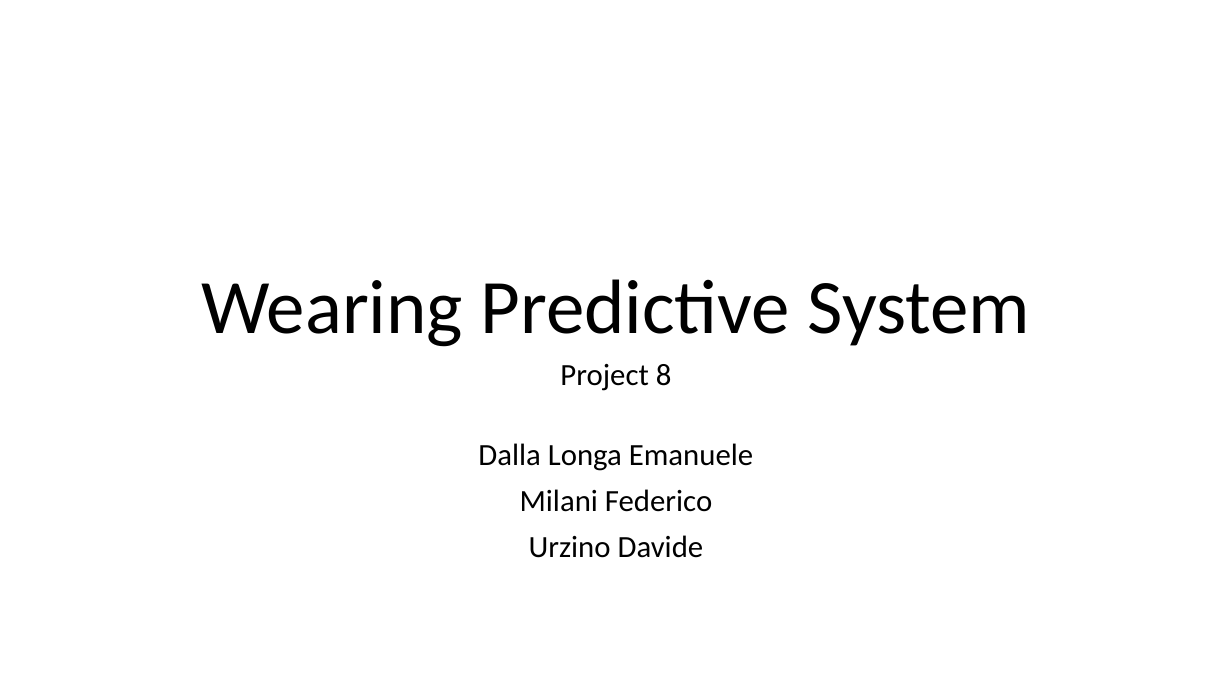
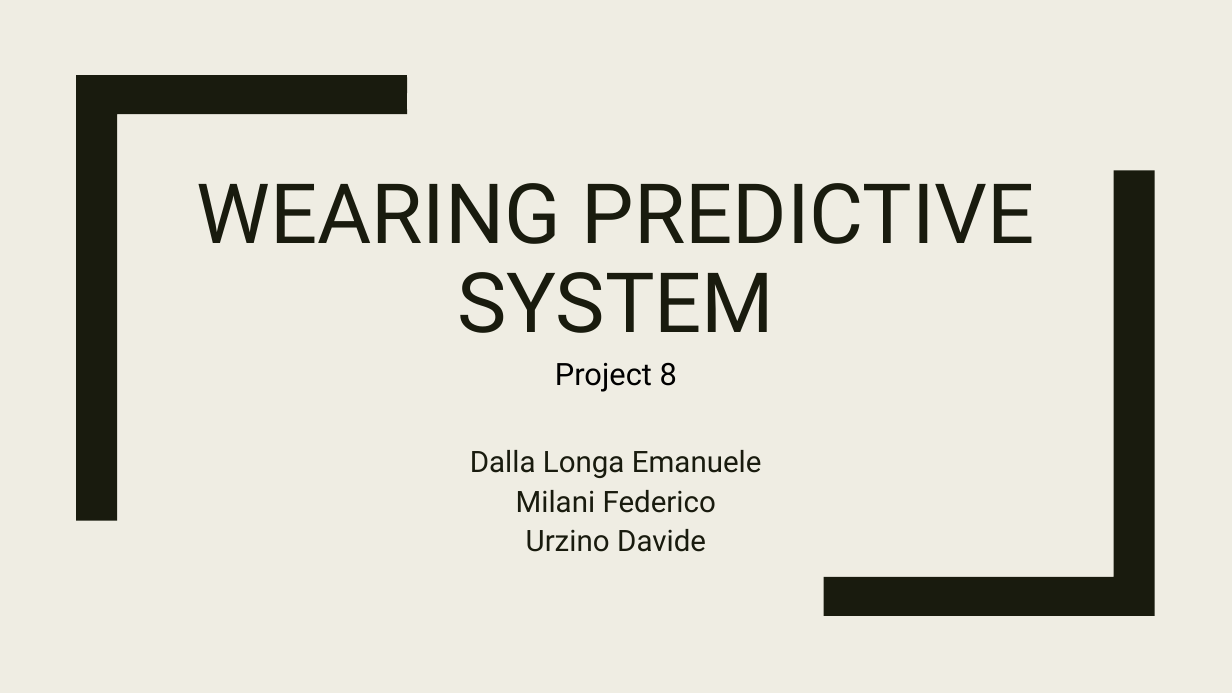
Before and after one commit to urzino/FanMonitoringBlueCoin, a slide deck: slide 1 of Pervasive_presentation_Milestone1_group8.pptx. Drawn at 1232x693 pixels with LibreOffice and Linux fonts; fonts in the diff are those of the drawing. Boxes give left, top, right and bottom in pixels: in the first picture for what was removed or moved away, otherwise in the second. Text is boxed around its words. In the diff, an @@ line names an element or a change of style, - is before the commit and + after.

```diff
--- a/Pervasive_presentation_Milestone1_group8.pptx
+++ b/Pervasive_presentation_Milestone1_group8.pptx
@@ background #FFFFFF to #EFEDE3 @@
@@ freeform shape added at (76,75,407,520), fill #191B0E @@
@@ freeform shape added at (824,170,1155,616), fill #191B0E @@
@@ title at (196,183,1035,333): text changed; size 60 to 64.8 pt; font Calibri to Roboto; text colour #000000 to #191B0E @@
-Wearing Predictive System
+WEARING PREDICTIVE SYSTEM
@@ text "Project 8" at (555,362,677,392): font Calibri to Roboto @@
@@ subtitle "Dalla Longa Emanuele" at (470,450,762,552): size 24 to 23 pt, font Calibri to Roboto, text colour #000000 to #191B0E; line spacing 0.9 to 1.12; less space between paragraphs @@
```
Also in this commit, not shown: 10 other slides changed.
